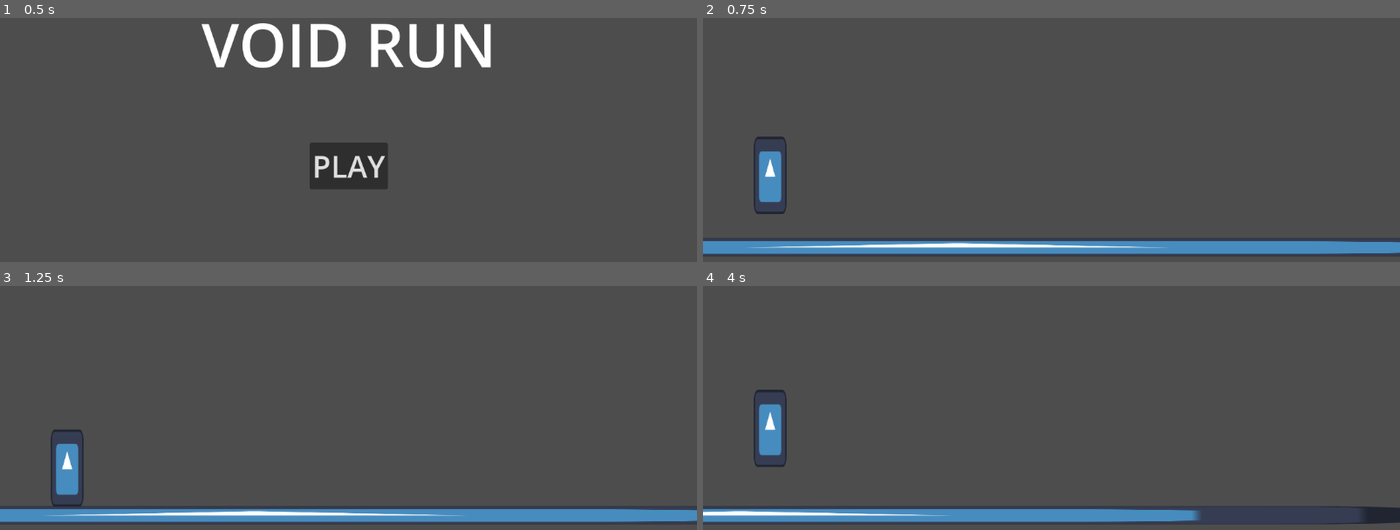
Above: before the commit, frames 1-4 (two rows, left to right).
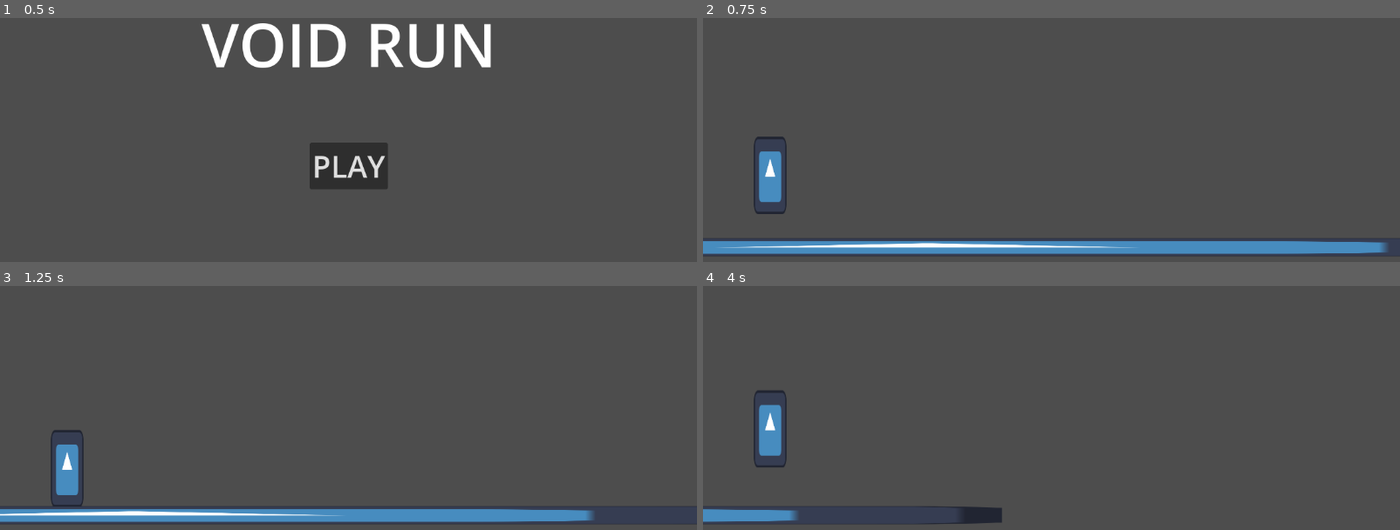
Above: after the commit, the same moments.

Repository: KeyraWebb/mobile-game-small-2025
Game: Godot game, scene res://Scenes/main_menu.tscn
Two runs of this game, one before a commit and one after it. Both use one fixed random seed, a clock stepped at 60 frames per second and the inputs below. The engine's default icon, where the game draws it, is replaced by a stand-in: a white triangle on a blue panel in a dark square.
Inputs:
- Up to frame 1 (0.5 s): no input
- Up to frame 2 (0.75 s): click "PLAY" at 0.5 s
- Up to frame 3 (1.25 s): no input
- Up to frame 4 (4 s): tap Enter (ui_accept) at 1.25, 1.52, 2.27, 3.77 s; hold Right (ui_right) 1.28-2.78 s; hold Left (ui_left) 2.78-3.53 s; hold Right (ui_right) from 3.53 s (still down)

Frame 1 is identical in both runs. In frame 2, 0.5% of the frame differs, in the area x 2-100%, y 91-97%; in frame 3, 1.6%; in frame 4, 4.3%, in the area x 0-100%, y 42-98%.

Commit message:
feat(game): player infinitely runs

Diff:
--- a/infinite-runner/Scenes/character_body_2d.gd
+++ b/infinite-runner/Scenes/character_body_2d.gd
@@ -1,8 +1,8 @@
 extends CharacterBody2D
 
 
-const SPEED = 300.0
-const JUMP_VELOCITY = -400.0
+@export var INITIAL_SPEED = 300.0
+@export var JUMP_VELOCITY = -400.0
 
 
 func _physics_process(delta: float) -> void:
@@ -11,15 +11,12 @@
 		velocity += get_gravity() * delta
 
 	# Handle jump.
+	#TODO: make jump and slide actions through swipe controls
 	if Input.is_action_just_pressed("ui_accept") and is_on_floor():
 		velocity.y = JUMP_VELOCITY
 
-	# Get the input direction and handle the movement/deceleration.
-	# As good practice, you should replace UI actions with custom gameplay actions.
-	var direction := Input.get_axis("ui_left", "ui_right")
-	if direction:
-		velocity.x = direction * SPEED
-	else:
-		velocity.x = move_toward(velocity.x, 0, SPEED)
+	#infinite run
+	#TODO: make speed up over time for difficulty
+	velocity.x = 1 * INITIAL_SPEED
 
 	move_and_slide()
--- a/infinite-runner/Scenes/game.tscn
+++ b/infinite-runner/Scenes/game.tscn
@@ -7,34 +7,33 @@
 radius = 27.0
 height = 126.0
 
-[sub_resource type="RectangleShape2D" id="RectangleShape2D_3c3ru"]
-size = Vector2(2199, 31)
+[sub_resource type="WorldBoundaryShape2D" id="WorldBoundaryShape2D_eoas8"]
 
 [node name="Game" type="Node2D"]
 
-[node name="CharacterBody2D" type="CharacterBody2D" parent="."]
+[node name="Player" type="CharacterBody2D" parent="."]
 position = Vector2(112, 328)
 script = ExtResource("1_u2qd0")
 
-[node name="Camera2D" type="Camera2D" parent="CharacterBody2D"]
+[node name="Camera2D" type="Camera2D" parent="Player"]
 position = Vector2(465, -4)
 limit_top = 0
 limit_bottom = 0
 
-[node name="Sprite2D" type="Sprite2D" parent="CharacterBody2D"]
+[node name="Sprite2D" type="Sprite2D" parent="Player"]
 scale = Vector2(0.42, 1)
 texture = ExtResource("1_cb6bc")
 
-[node name="CollisionShape2D" type="CollisionShape2D" parent="CharacterBody2D"]
+[node name="CollisionShape2D" type="CollisionShape2D" parent="Player"]
 shape = SubResource("CapsuleShape2D_e3hpu")
 
-[node name="StaticBody2D" type="StaticBody2D" parent="."]
+[node name="Ground" type="StaticBody2D" parent="."]
 position = Vector2(422, 459)
 
-[node name="Sprite2D" type="Sprite2D" parent="StaticBody2D"]
+[node name="Sprite2D" type="Sprite2D" parent="Ground"]
 scale = Vector2(17.16, 0.24)
 texture = ExtResource("1_cb6bc")
 
-[node name="CollisionShape2D" type="CollisionShape2D" parent="StaticBody2D"]
-position = Vector2(-0.5, 0.5)
-shape = SubResource("RectangleShape2D_3c3ru")
+[node name="CollisionShape2D" type="CollisionShape2D" parent="Ground"]
+position = Vector2(0, -14)
+shape = SubResource("WorldBoundaryShape2D_eoas8")
